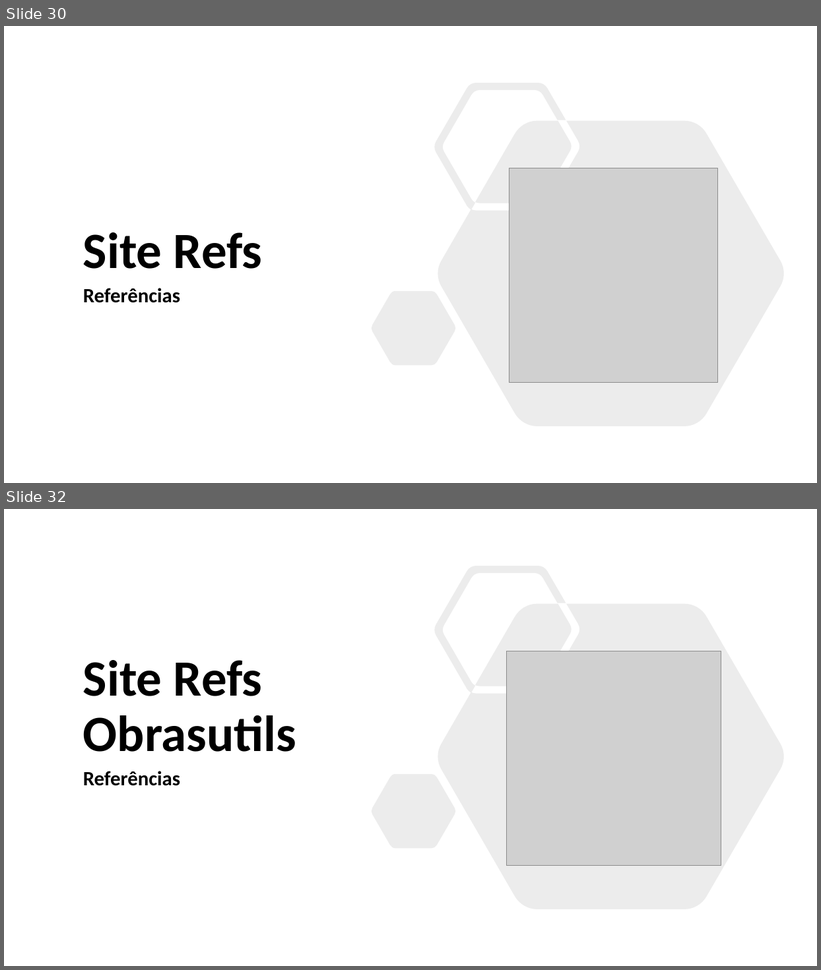
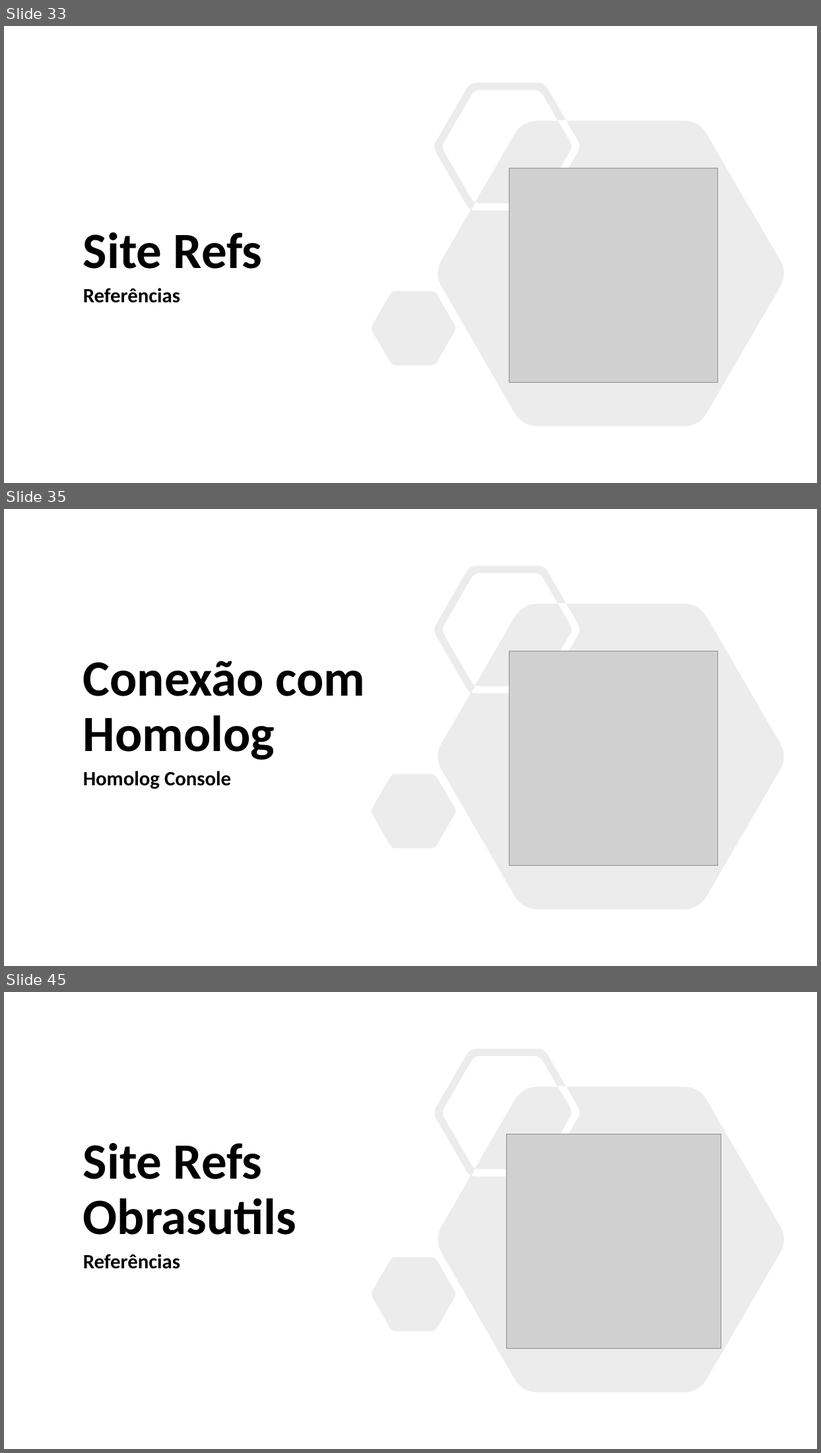
Before and after one commit to enogrob/research-obras-devtools, a slide deck: obras/obras-devtools.pptx. Shown one above the other, each under a label of ours: slides 30 and 32 before the commit, slides 33, 35 and 45 after it; the slides between them are not shown. The pictures are 821x970 and 821x1453 pixels, drawn with LibreOffice and Linux fonts; fonts in the diff are those of the drawing; grey boxes stand for pictures; background and template pictures are left out. Boxes give left, top, right and bottom in pixels: in the first picture for what was removed or moved away, otherwise in the second. Text is boxed around its words. In the diff, an @@ line names an element or a change of style, - is before the commit and + after.

```diff
--- a/obras/obras-devtools.pptx
+++ b/obras/obras-devtools.pptx
@@ slide 35 added at <box>4,509,817,966</box>, background #FFFFFF @@
@@ freeform shape added at <box>372,566,784,910</box>, fill #808080 at 15% opacity @@
@@ title added at <box>83,661,366,760</box>, 60 pt, text #000000, bold @@
+Conexão com Homolog
@@ picture added at <box>510,651,717,866</box> @@
@@ subtitle added at <box>83,771,231,789</box>, 24 pt, text #000000, bold @@
+Homolog Console
@@ what was slide 30 is now slide 33 @@
@@ what was slide 32 is now slide 45 @@
```
Also in this commit, not shown: 19 slides changed, 12 other slides added.
